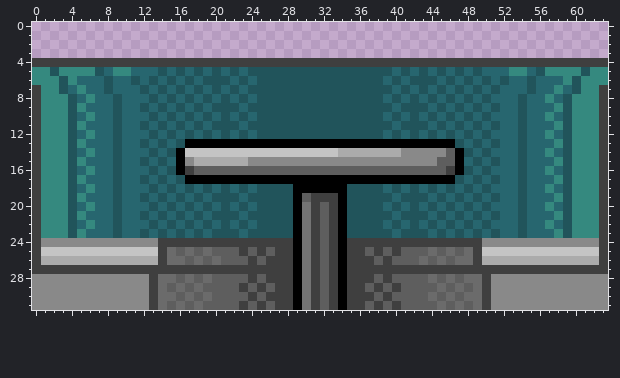
Pixel-art sprite -- hub/background-28.png. Above, as it was before the edit.
The file is 128x64 pixels, drawn in blocks of 2x2; one block is one cell here.
And afterwards:
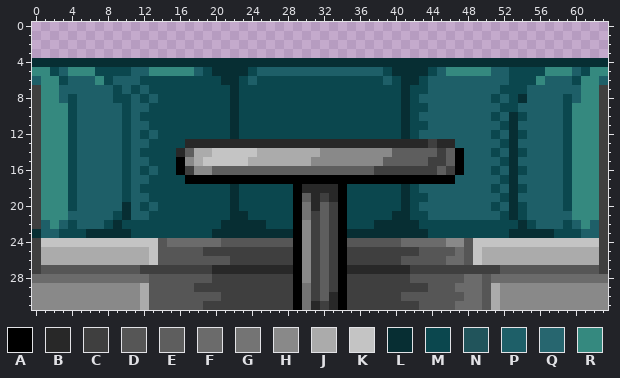
Palette (. is transparent): A #000000  B #282828  C #3f3f3f  D #565656  E #5e5e5e  F #6b6b6b  G #747474  H #898989  J #ababab  K #c4c4c4  L #072e33  M #0b474e  N #21545b  P #1e5f68  Q #27666f  R #35897f
What changed:
Changed rows in their new state; - is an unchanged pixel.
first column x 0:
 4 LLLLLLLLLLLLLLLLLLLLLLLLLLLLLLLLLLLLLLLLLLLLLLLLLLLLLLLLLLLLLLLL
 5 --MP---MMMMPPRRRRRPMLLLLMPPPPPPPPPPPPPPMLLLLMPRRRRRPPMMMM---PM--
 6 P--MPPPRMPPPMMMMMMMMMLLMPMMMMMMMMMMMMMMPMLLMPPPPPPPPPMMMRPPPM--P
 7 ---PPPPPPMPMPMMMMMMMMMLMMMMMMMMMMMMMMMMMMLMMPPPPPPPPMMMPPPPPP---
 8 ---PMPPPPMMPMPMMMMMMMMLMMMMMMMMMMMMMMMMMMLMPPPPPPPPMPMLPPPPMP---
 9 ----MPPPPPMPPMMMMMMMMMLMMMMMMMMMMMMMMMMMMLMMPPPPPPPPMMPPPPPM----
10 ----MPPPPPMPMMMMMMMMMMLMMMMMMMMMMMMMMMMMMLMPPPPPPPPMPLMPPPPM----
11 ----MPPPPPMPPMMMMMMMMMLMMMMMMMMMMMMMMMMMMLMMPPPPPPPPMLPPPPPM----
12 ----MPPPPPMPMPMMMMMMMMLMMMMMMMMMMMMMMMMMMLMPPPPPPPPMPLMPPPPM----
13 ----MPPPPPMPPMMMMBBBBBBBBBBBBBBBBBBBBBBBBBBBCBBPPPPPMLPPPPPM----
14 ----MPPPPPMPMMMMBEJJ-----JJJJJJJHHHHHHHHEEEEEC--PPPMPLMPPPPM----
15 ----MPPPPPMPPMMM---KKKKKJJJJJJJ--------EEEEECC--PPPPMLPPPPPM----
16 ----MPPPPPMPMPMM--HH------------------CCCCCCC---PPPMPLMPPPPM----
17 ----MPPPPPMPPMMMM------------------------------PPPPPMLPPPPPM----
18 ----MPPPPPMPMMMMMMMMMMLMMMMMM-BBBB-MMMMMMLMPPPPPPPPMPLMPPPPM----
19 ----MPPPPPMPPMMMMMMMMMLMMMMMM--B-B-MMMMMMLMMPPPPPPPPMLPPPPPM----
20 ----MPPPPPLPMPMMMMMMMMLMMMMMM--B---MMMMMMLMPPPPPPPPMPLMPPPPM----
21 ----PPPPPMLPPMMMMMMMMMLLMMMMM------MMMMMLLMMPPPPPPPPMLMPPPPP----
22 -P-PMPPPMLMMMMMMMMMMMLLLLLMMM-H----MMMLLLLLMMMMMMMMMMMLMPPPMP-P-
23 LPPMMMLLLLLMMMMMMMMMLLLLLLLLL-H----LLLLLLLLLMMMMMMMMMLLLLLMMMPP-
24 -KKKKKKKKKKKKKDFFFFFFDDDDDDDD-H----DDDDDDFFFFFHHDKKKKKKKKKKKKKK-
25 -JJJJJJJJJJJJ-DDDDDCCCC-C-C---H------C-C-CCDDDDFDKJJJJJJJJJJJJJ-
26 -------------KDDDDDDDDCC-C----H-------C-CDDDDDF-DK--------------
27 -DDDDDDDDDDD--------BBBBBBBBB-H----BBBBBBB----------DDDDDDDDDDD-
28 FFFFFFFFFFFFFDDDDDDDCCCC-C----H-------C-CCDDDDDD--DFFFFFFFFFFFFF
29 ------------JDDDDDCCCCC-C-C----------C-C-CCCDDD-F-DJ------------
30 ------------JDDDDDDDDCCC-C-------B----C-CDDDDDDD--DJ------------
31 ------------JDDDDDDCCCC-C-C----BCB---C-C-CCDDDD-F-DJ------------
Where, in picture pixels (left, top, right, bottom), the same in both pictures:
changed: (32, 58, 608, 310)
